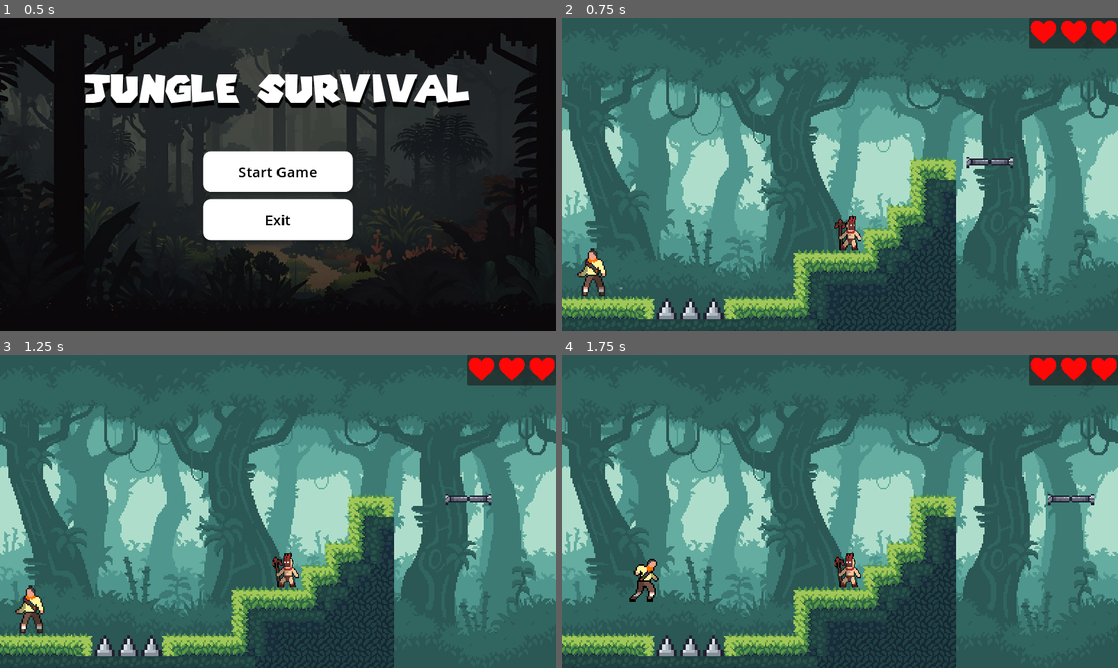
Above: before the commit, frames 1-4 (two rows, left to right).
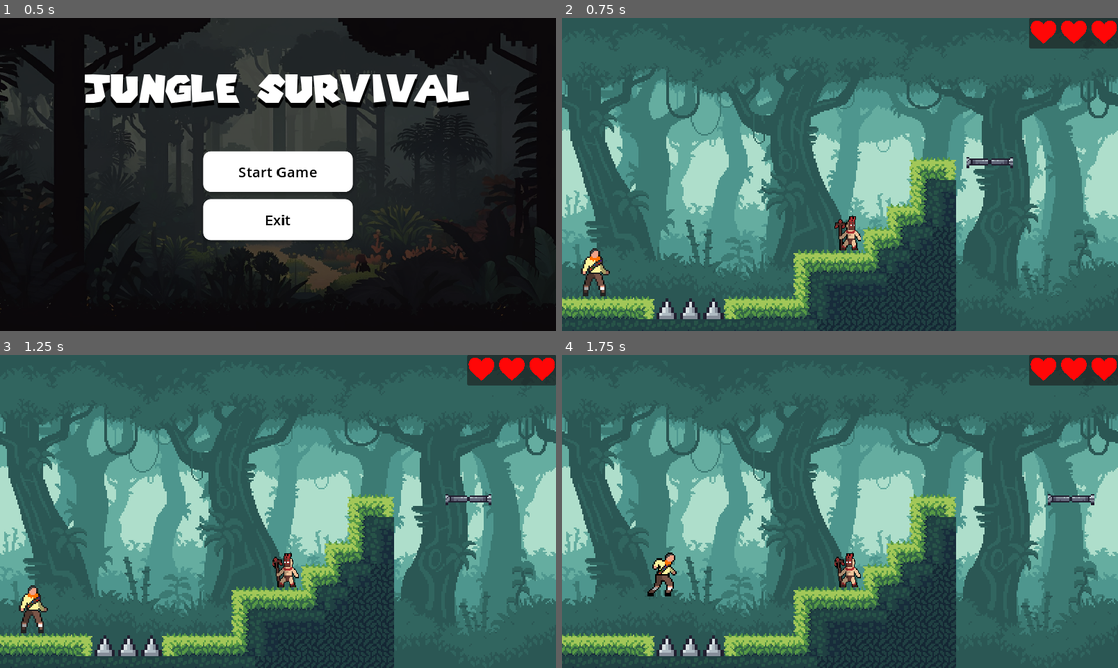
Above: after the commit, the same moments.

Repository: DavidNobela/UP
Game: Godot game, scene res://scene/main_menu.tscn
Two runs of this game, one before a commit and one after it. Both use one fixed random seed, a clock stepped at 60 frames per second and the inputs below.
Inputs:
- Up to frame 1 (0.5 s): no input
- Up to frame 2 (0.75 s): click "Start Game" at 0.5 s
- Up to frame 3 (1.25 s): no input
- Up to frame 4 (1.75 s): hold D (move_right) from 1.28 s (still down); tap Space (jump) at 1.52 s

Frame 1 is identical in both runs. In frame 2, 0.4% of the frame differs, in the area x 2-11%, y 73-89%; in frame 3, 0.4%; in frame 4, 0.7%, in the area x 12-21%, y 63-79%.

Commit message:
Character changes

Diff:
--- a/up/scene/game.tscn
+++ b/up/scene/game.tscn
@@ -760,6 +760,22 @@
 "RESET": SubResource("Animation_c3pq8")
 }
 
+[sub_resource type="Animation" id="Animation_eylso"]
+length = 2.0
+loop_mode = 2
+tracks/0/type = "value"
+tracks/0/imported = false
+tracks/0/enabled = true
+tracks/0/path = NodePath(".:position")
+tracks/0/interp = 1
+tracks/0/loop_wrap = true
+tracks/0/keys = {
+"times": PackedFloat32Array(0, 2),
+"transitions": PackedFloat32Array(1, 1),
+"update": 0,
+"values": [Vector2(5472, 586), Vector2(5903, 586)]
+}
+
 [sub_resource type="Animation" id="Animation_fo6g0"]
 resource_name = "move"
 length = 2.0
@@ -777,7 +793,13 @@
 "values": [Vector2(5472, 586), Vector2(5904, 586)]
 }
 
-[sub_resource type="Animation" id="Animation_eylso"]
+[sub_resource type="AnimationLibrary" id="AnimationLibrary_am5br"]
+_data = {
+"RESET": SubResource("Animation_eylso"),
+"move": SubResource("Animation_fo6g0")
+}
+
+[sub_resource type="Animation" id="Animation_6brrg"]
 length = 2.0
 loop_mode = 2
 tracks/0/type = "value"
@@ -790,13 +812,7 @@
 "times": PackedFloat32Array(0, 2),
 "transitions": PackedFloat32Array(1, 1),
 "update": 0,
-"values": [Vector2(5472, 586), Vector2(5903, 586)]
-}
-
-[sub_resource type="AnimationLibrary" id="AnimationLibrary_am5br"]
-_data = {
-"RESET": SubResource("Animation_eylso"),
-"move": SubResource("Animation_fo6g0")
+"values": [Vector2(6096, 586), Vector2(6480, 586)]
 }
 
 [sub_resource type="Animation" id="Animation_6mh3u"]
@@ -816,7 +832,13 @@
 "values": [Vector2(6096, 586), Vector2(6480, 586)]
 }
 
-[sub_resource type="Animation" id="Animation_6brrg"]
+[sub_resource type="AnimationLibrary" id="AnimationLibrary_lg0au"]
+_data = {
+"RESET": SubResource("Animation_6brrg"),
+"move": SubResource("Animation_6mh3u")
+}
+
+[sub_resource type="Animation" id="Animation_xrp88"]
 length = 2.0
 loop_mode = 2
 tracks/0/type = "value"
@@ -829,13 +851,7 @@
 "times": PackedFloat32Array(0, 2),
 "transitions": PackedFloat32Array(1, 1),
 "update": 0,
-"values": [Vector2(6096, 586), Vector2(6480, 586)]
-}
-
-[sub_resource type="AnimationLibrary" id="AnimationLibrary_lg0au"]
-_data = {
-"RESET": SubResource("Animation_6brrg"),
-"move": SubResource("Animation_6mh3u")
+"values": [Vector2(12624, 106), Vector2(13056, 106)]
 }
 
 [sub_resource type="Animation" id="Animation_kwaka"]
@@ -855,7 +871,13 @@
 "values": [Vector2(12624, 106), Vector2(13056, 106)]
 }
 
-[sub_resource type="Animation" id="Animation_xrp88"]
+[sub_resource type="AnimationLibrary" id="AnimationLibrary_f7np4"]
+_data = {
+"RESET": SubResource("Animation_xrp88"),
+"move": SubResource("Animation_kwaka")
+}
+
+[sub_resource type="Animation" id="Animation_37jix"]
 length = 2.0
 loop_mode = 2
 tracks/0/type = "value"
@@ -868,13 +890,7 @@
 "times": PackedFloat32Array(0, 2),
 "transitions": PackedFloat32Array(1, 1),
 "update": 0,
-"values": [Vector2(12624, 106), Vector2(13056, 106)]
-}
-
-[sub_resource type="AnimationLibrary" id="AnimationLibrary_f7np4"]
-_data = {
-"RESET": SubResource("Animation_xrp88"),
-"move": SubResource("Animation_kwaka")
+"values": [Vector2(14256, 538), Vector2(14543, 538)]
 }
 
 [sub_resource type="Animation" id="Animation_ooeo7"]
@@ -894,7 +910,13 @@
 "values": [Vector2(14256, 538), Vector2(14544, 538)]
 }
 
-[sub_resource type="Animation" id="Animation_37jix"]
+[sub_resource type="AnimationLibrary" id="AnimationLibrary_hdish"]
+_data = {
+"RESET": SubResource("Animation_37jix"),
+"move": SubResource("Animation_ooeo7")
+}
+
+[sub_resource type="Animation" id="Animation_5bicf"]
 length = 2.0
 loop_mode = 2
 tracks/0/type = "value"
@@ -907,13 +929,7 @@
 "times": PackedFloat32Array(0, 2),
 "transitions": PackedFloat32Array(1, 1),
 "update": 0,
-"values": [Vector2(14256, 538), Vector2(14543, 538)]
-}
-
-[sub_resource type="AnimationLibrary" id="AnimationLibrary_hdish"]
-_data = {
-"RESET": SubResource("Animation_37jix"),
-"move": SubResource("Animation_ooeo7")
+"values": [Vector2(8832, 586), Vector2(9024, 586)]
 }
 
 [sub_resource type="Animation" id="Animation_exxlb"]
@@ -933,30 +949,13 @@
 "values": [Vector2(8832, 586), Vector2(9024, 586)]
 }
 
-[sub_resource type="Animation" id="Animation_5bicf"]
-length = 2.0
-loop_mode = 2
-tracks/0/type = "value"
-tracks/0/imported = false
-tracks/0/enabled = true
-tracks/0/path = NodePath(".:position")
-tracks/0/interp = 1
-tracks/0/loop_wrap = true
-tracks/0/keys = {
-"times": PackedFloat32Array(0, 2),
-"transitions": PackedFloat32Array(1, 1),
-"update": 0,
-"values": [Vector2(8832, 586), Vector2(9024, 586)]
-}
-
 [sub_resource type="AnimationLibrary" id="AnimationLibrary_puy30"]
 _data = {
 "RESET": SubResource("Animation_5bicf"),
 "move": SubResource("Animation_exxlb")
 }
 
-[sub_resource type="Animation" id="Animation_xkvap"]
-resource_name = "move"
+[sub_resource type="Animation" id="Animation_bbt61"]
 length = 2.0
 loop_mode = 2
 tracks/0/type = "value"
@@ -972,7 +971,8 @@
 "values": [Vector2(2016, 586), Vector2(2400, 586)]
 }
 
-[sub_resource type="Animation" id="Animation_bbt61"]
+[sub_resource type="Animation" id="Animation_xkvap"]
+resource_name = "move"
 length = 2.0
 loop_mode = 2
 tracks/0/type = "value"
--- a/up/scene/player.tscn
+++ b/up/scene/player.tscn
@@ -1,79 +1,83 @@
-[gd_scene load_steps=20 format=3 uid="uid://cjst87h01j0j6"]
+[gd_scene load_steps=21 format=3 uid="uid://cjst87h01j0j6"]
 
 [ext_resource type="Script" path="res://script/player.gd" id="1_st6cj"]
-[ext_resource type="Texture2D" uid="uid://bxfxg6ijyo0q5" path="res://items (1).png" id="2_k25jb"]
+[ext_resource type="Texture2D" uid="uid://cm4sehqs2c3nb" path="res://items.png" id="2_hqf85"]
 [ext_resource type="AudioStream" uid="uid://dynccvbdrnhk0" path="res://cartoon-jump-6462.mp3" id="5_dvwgf"]
 
-[sub_resource type="AtlasTexture" id="AtlasTexture_lyh1f"]
-atlas = ExtResource("2_k25jb")
+[sub_resource type="AtlasTexture" id="AtlasTexture_sa1ge"]
+atlas = ExtResource("2_hqf85")
 region = Rect2(0, 0, 47, 37)
 
-[sub_resource type="AtlasTexture" id="AtlasTexture_uvtb0"]
-atlas = ExtResource("2_k25jb")
+[sub_resource type="AtlasTexture" id="AtlasTexture_agqre"]
+atlas = ExtResource("2_hqf85")
 region = Rect2(47, 0, 47, 37)
 
-[sub_resource type="AtlasTexture" id="AtlasTexture_ekmi0"]
-atlas = ExtResource("2_k25jb")
+[sub_resource type="AtlasTexture" id="AtlasTexture_77q7o"]
+atlas = ExtResource("2_hqf85")
 region = Rect2(94, 0, 47, 37)
 
-[sub_resource type="AtlasTexture" id="AtlasTexture_e8l3e"]
-atlas = ExtResource("2_k25jb")
+[sub_resource type="AtlasTexture" id="AtlasTexture_2iwc3"]
+atlas = ExtResource("2_hqf85")
 region = Rect2(141, 0, 47, 37)
 
-[sub_resource type="AtlasTexture" id="AtlasTexture_8544j"]
-atlas = ExtResource("2_k25jb")
+[sub_resource type="AtlasTexture" id="AtlasTexture_447ec"]
+atlas = ExtResource("2_hqf85")
 region = Rect2(376, 0, 47, 37)
 
-[sub_resource type="AtlasTexture" id="AtlasTexture_0rd4g"]
-atlas = ExtResource("2_k25jb")
+[sub_resource type="AtlasTexture" id="AtlasTexture_b17uy"]
+atlas = ExtResource("2_hqf85")
 region = Rect2(423, 0, 47, 37)
 
-[sub_resource type="AtlasTexture" id="AtlasTexture_oe270"]
-atlas = ExtResource("2_k25jb")
+[sub_resource type="AtlasTexture" id="AtlasTexture_fx13o"]
+atlas = ExtResource("2_hqf85")
 region = Rect2(470, 0, 47, 37)
 
-[sub_resource type="AtlasTexture" id="AtlasTexture_02vh6"]
-atlas = ExtResource("2_k25jb")
+[sub_resource type="AtlasTexture" id="AtlasTexture_35keo"]
+atlas = ExtResource("2_hqf85")
 region = Rect2(517, 0, 47, 37)
 
-[sub_resource type="AtlasTexture" id="AtlasTexture_f58x8"]
-atlas = ExtResource("2_k25jb")
+[sub_resource type="AtlasTexture" id="AtlasTexture_wlkpu"]
+atlas = ExtResource("2_hqf85")
 region = Rect2(564, 0, 47, 37)
 
-[sub_resource type="AtlasTexture" id="AtlasTexture_l0gbw"]
-atlas = ExtResource("2_k25jb")
+[sub_resource type="AtlasTexture" id="AtlasTexture_yxauu"]
+atlas = ExtResource("2_hqf85")
 region = Rect2(611, 0, 47, 37)
 
-[sub_resource type="AtlasTexture" id="AtlasTexture_ywli7"]
-atlas = ExtResource("2_k25jb")
+[sub_resource type="AtlasTexture" id="AtlasTexture_mjnv6"]
+atlas = ExtResource("2_hqf85")
 region = Rect2(188, 0, 47, 37)
 
-[sub_resource type="AtlasTexture" id="AtlasTexture_6lpkw"]
-atlas = ExtResource("2_k25jb")
+[sub_resource type="AtlasTexture" id="AtlasTexture_g7wiw"]
+atlas = ExtResource("2_hqf85")
 region = Rect2(235, 0, 47, 37)
 
-[sub_resource type="AtlasTexture" id="AtlasTexture_qqwfp"]
-atlas = ExtResource("2_k25jb")
+[sub_resource type="AtlasTexture" id="AtlasTexture_odkle"]
+atlas = ExtResource("2_hqf85")
 region = Rect2(282, 0, 47, 37)
 
-[sub_resource type="AtlasTexture" id="AtlasTexture_3bj3h"]
-atlas = ExtResource("2_k25jb")
+[sub_resource type="AtlasTexture" id="AtlasTexture_gyhmi"]
+atlas = ExtResource("2_hqf85")
 region = Rect2(329, 0, 47, 37)
+
+[sub_resource type="AtlasTexture" id="AtlasTexture_ud0vv"]
+atlas = ExtResource("2_hqf85")
+region = Rect2(376, 0, 47, 37)
 
 [sub_resource type="SpriteFrames" id="SpriteFrames_306yo"]
 animations = [{
 "frames": [{
 "duration": 1.0,
-"texture": SubResource("AtlasTexture_lyh1f")
+"texture": SubResource("AtlasTexture_sa1ge")
 }, {
 "duration": 1.0,
-"texture": SubResource("AtlasTexture_uvtb0")
+"texture": SubResource("AtlasTexture_agqre")
 }, {
 "duration": 1.0,
-"texture": SubResource("AtlasTexture_ekmi0")
+"texture": SubResource("AtlasTexture_77q7o")
 }, {
 "duration": 1.0,
-"texture": SubResource("AtlasTexture_e8l3e")
+"texture": SubResource("AtlasTexture_2iwc3")
 }],
 "loop": true,
 "name": &"idle",
@@ -81,43 +85,46 @@
 }, {
 "frames": [{
 "duration": 1.0,
-"texture": SubResource("AtlasTexture_8544j")
+"texture": SubResource("AtlasTexture_447ec")
 }, {
 "duration": 1.0,
-"texture": SubResource("AtlasTexture_0rd4g")
+"texture": SubResource("AtlasTexture_b17uy")
 }, {
 "duration": 1.0,
-"texture": SubResource("AtlasTexture_oe270")
+"texture": SubResource("AtlasTexture_fx13o")
 }, {
 "duration": 1.0,
-"texture": SubResource("AtlasTexture_02vh6")
+"texture": SubResource("AtlasTexture_35keo")
 }, {
 "duration": 1.0,
-"texture": SubResource("AtlasTexture_f58x8")
+"texture": SubResource("AtlasTexture_wlkpu")
 }, {
 "duration": 1.0,
-"texture": SubResource("AtlasTexture_l0gbw")
+"texture": SubResource("AtlasTexture_yxauu")
 }],
 "loop": true,
 "name": &"jump",
-"speed": 4.0
+"speed": 5.0
 }, {
 "frames": [{
 "duration": 1.0,
-"texture": SubResource("AtlasTexture_ywli7")
+"texture": SubResource("AtlasTexture_mjnv6")
 }, {
 "duration": 1.0,
-"texture": SubResource("AtlasTexture_6lpkw")
+"texture": SubResource("AtlasTexture_g7wiw")
 }, {
 "duration": 1.0,
-"texture": SubResource("AtlasTexture_qqwfp")
+"texture": SubResource("AtlasTexture_odkle")
 }, {
 "duration": 1.0,
-"texture": SubResource("AtlasTexture_3bj3h")
+"texture": SubResource("AtlasTexture_gyhmi")
+}, {
+"duration": 1.0,
+"texture": SubResource("AtlasTexture_ud0vv")
 }],
 "loop": true,
 "name": &"run",
-"speed": 4.0
+"speed": 5.0
 }]
 
 [sub_resource type="RectangleShape2D" id="RectangleShape2D_s0fj1"]
@@ -129,11 +136,11 @@
 script = ExtResource("1_st6cj")
 
 [node name="AnimatedSprite2D" type="AnimatedSprite2D" parent="."]
-position = Vector2(-3.5, -14.5)
+position = Vector2(-1, -18.6667)
 sprite_frames = SubResource("SpriteFrames_306yo")
 animation = &"run"
 autoplay = "idle"
-frame_progress = 0.977944
+frame_progress = 0.742599
 
 [node name="CollisionShape2D" type="CollisionShape2D" parent="."]
 position = Vector2(0.5, -13)
Binary file changed: up/items.png
